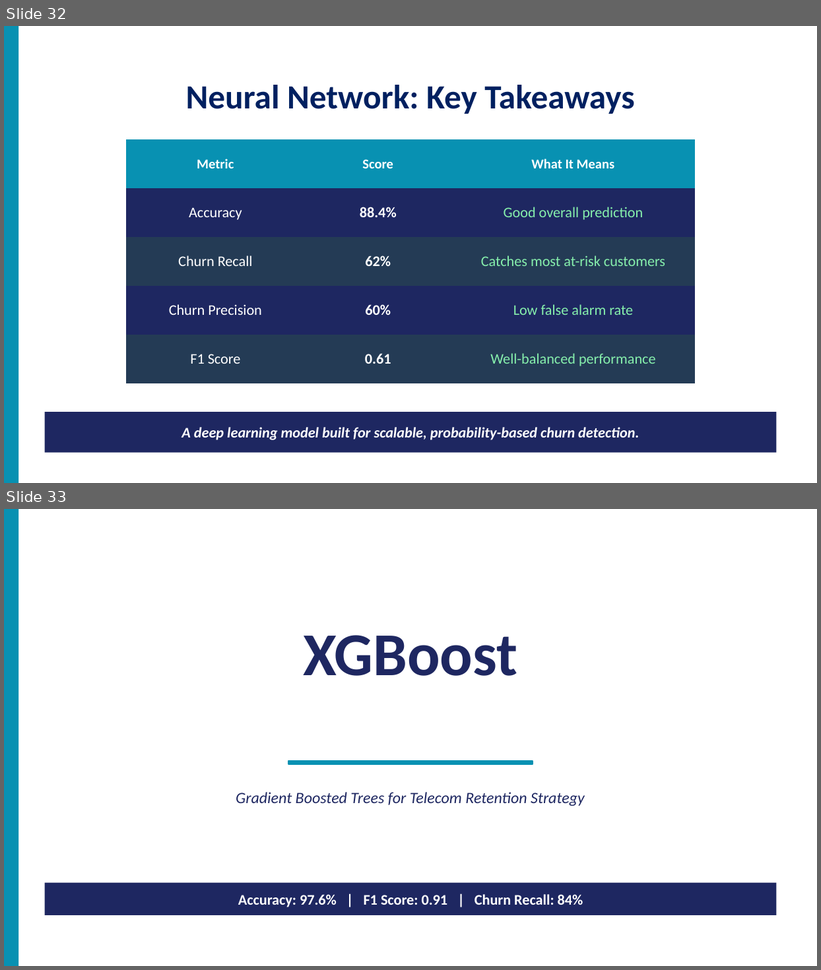
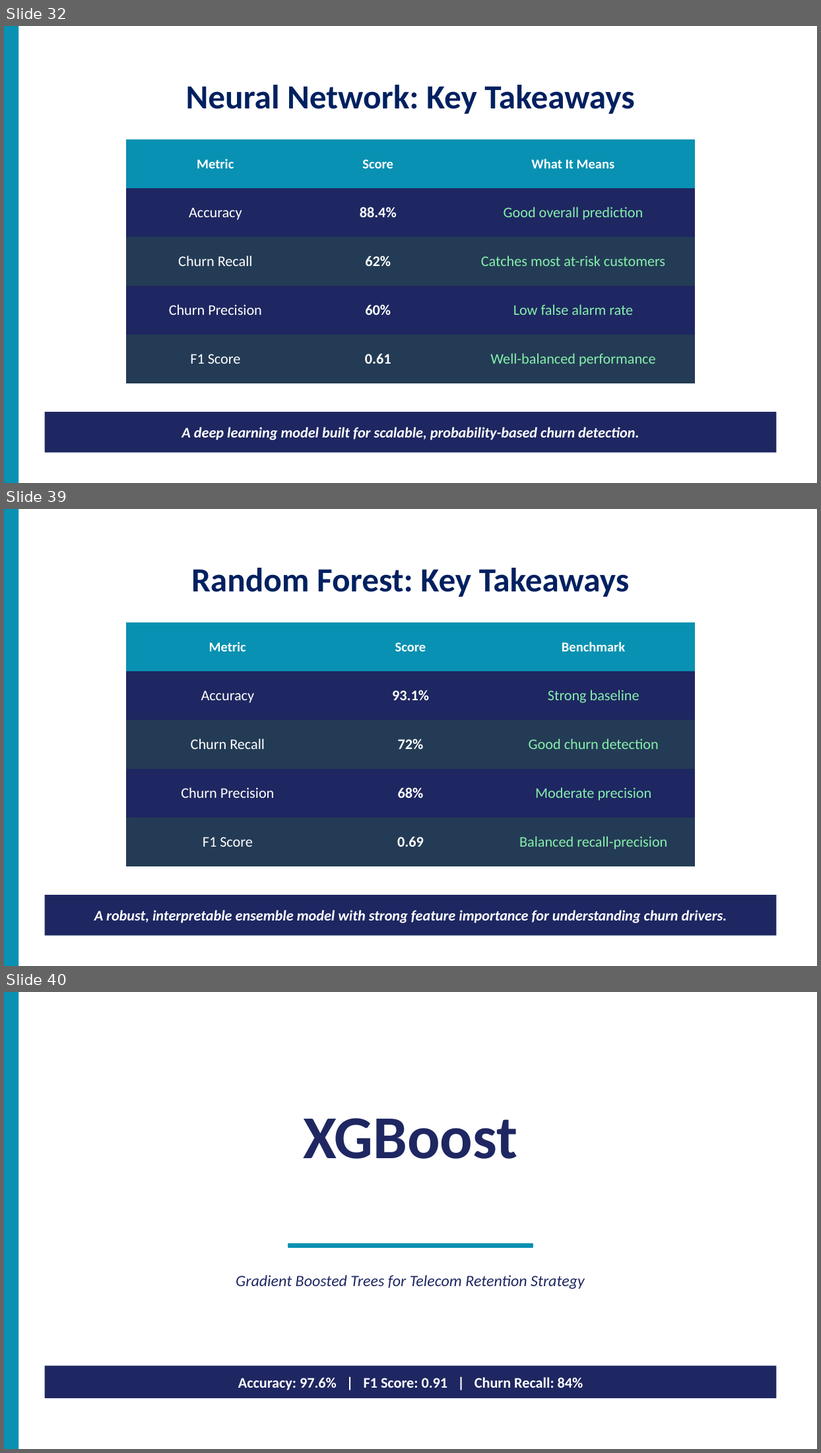
Before and after one commit to lixuanxiao2026/customer-churn-ml, a slide deck: slides/Churn_Prediction_Group_Template.pptx. Shown one above the other, each under a label of ours: slides 32 and 33 before the commit, slides 32, 39 and 40 after it; the slides between them are not shown. The pictures are 821x970 and 821x1453 pixels, drawn with LibreOffice and Linux fonts; fonts in the diff are those of the drawing. Boxes give left, top, right and bottom in pixels: in the first picture for what was removed or moved away, otherwise in the second. Text is boxed around its words. In the diff, an @@ line names an element or a change of style, - is before the commit and + after.

```diff
--- a/slides/Churn_Prediction_Group_Template.pptx
+++ b/slides/Churn_Prediction_Group_Template.pptx
@@ slide 39 added at [4, 509, 817, 966], background #FFFFFF @@
@@ rectangle added at [4, 509, 19, 966], fill #0891B2 @@
@@ text added at [191, 568, 629, 597], 30 pt, text #002060, bold @@
+Random Forest: Key Takeaways
@@ table added at [126, 623, 695, 867], 5 rows, 3 columns @@
+Metric | Score | Benchmark
+Accuracy | 93.1% | Strong baseline
+Churn Recall | 72% | Good churn detection
+Churn Precision | 68% | Moderate precision
+F1 Score | 0.69 | Balanced recall-precision
@@ rectangle added at [45, 895, 776, 936], fill #1E2761, 13 pt, text #FFFFFF, bold, italic @@
+A robust, interpretable ensemble model with strong feature importance for understanding churn drivers.
@@ what was slide 33 is now slide 40 @@
```
Also in this commit, not shown: 6 other slides added, 2 other files.
